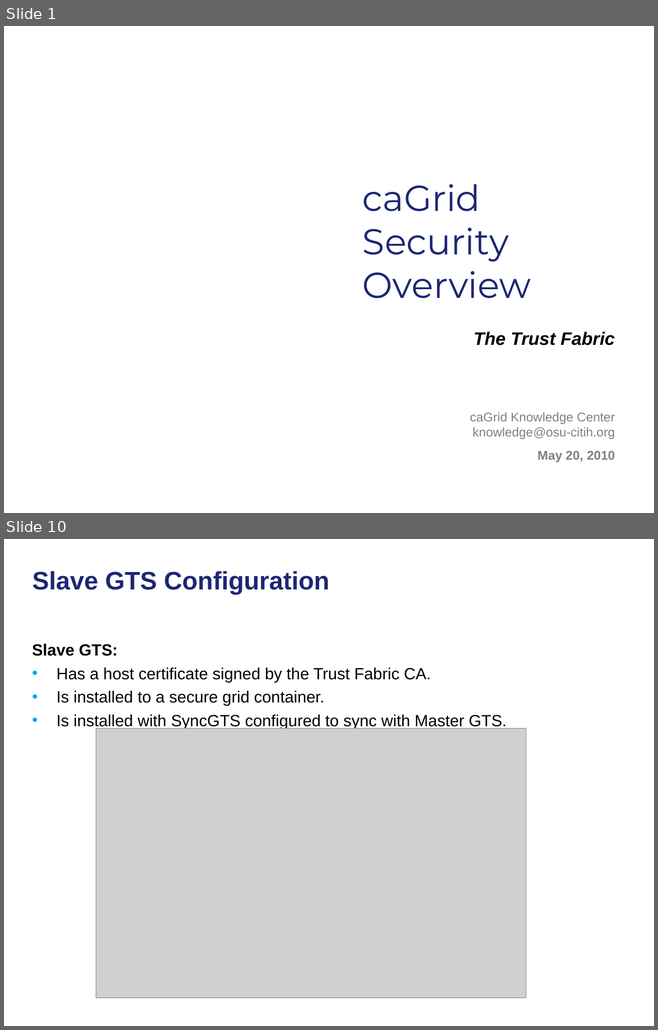
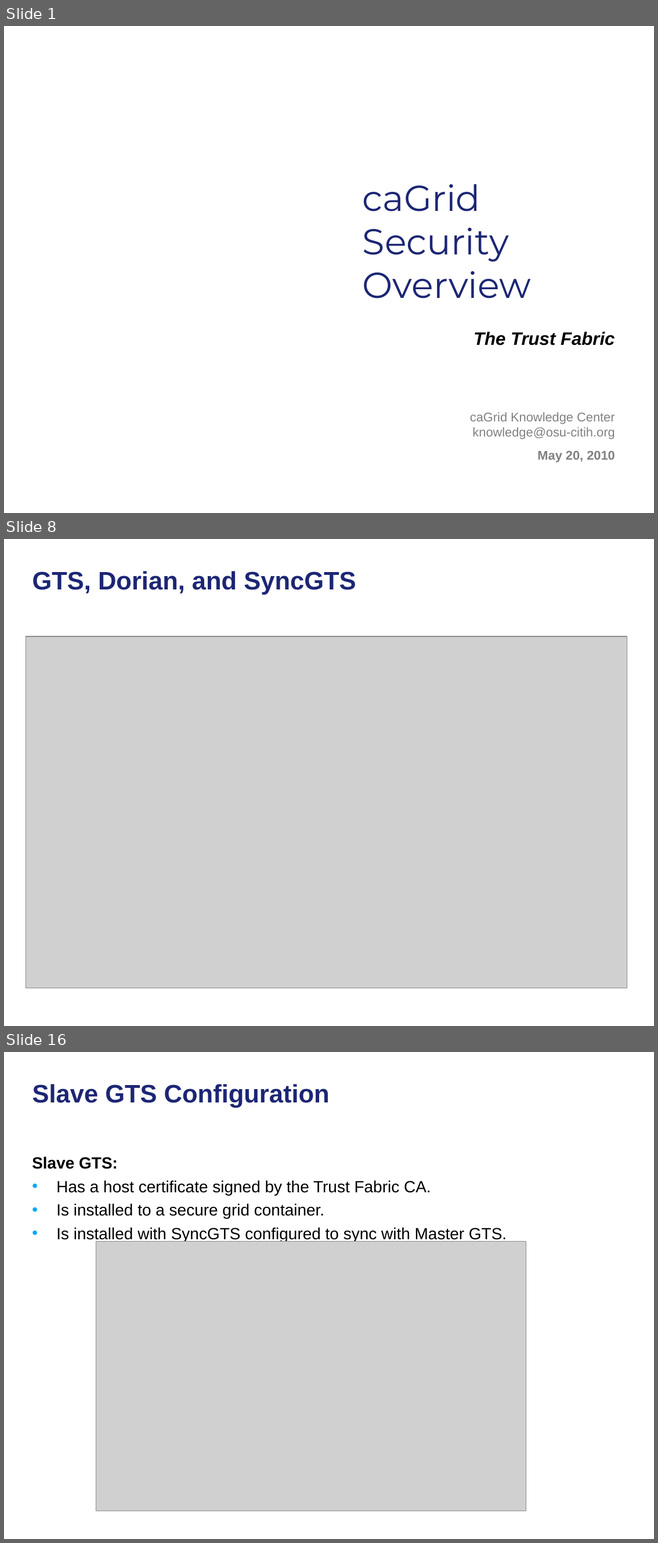
Before and after one commit to NCIP/cagrid-docs, a slide deck: general/meetings/UGM/2010-05-20_caGrid-Trust-Fabric.ppt. Shown one above the other, each under a label of ours: slides 1 and 10 before the commit, slides 1, 8 and 16 after it; the slides between them are not shown. The pictures are 658x1030 and 658x1543 pixels, drawn with LibreOffice and Linux fonts; fonts in the diff are those of the drawing; grey boxes stand for pictures; background and template pictures are left out. Boxes give left, top, right and bottom in pixels: in the first picture for what was removed or moved away, otherwise in the second. Text is boxed around its words. In the diff, an @@ line names an element or a change of style, - is before the commit and + after.

```diff
--- a/general/meetings/UGM/2010-05-20_caGrid-Trust-Fabric.ppt
+++ b/general/meetings/UGM/2010-05-20_caGrid-Trust-Fabric.ppt
@@ slide 8 added at box(4, 539, 654, 1026), background picture (left out) @@
@@ title added at box(32, 571, 355, 595), 28 pt, text #1C2674, bold @@
+GTS, Dorian, and SyncGTS
@@ picture added at box(25, 636, 626, 988) @@
@@ what was slide 10 is now slide 16 @@
```
Also in this commit, not shown: 12 slides changed, 8 other slides added, 1 slide removed.
